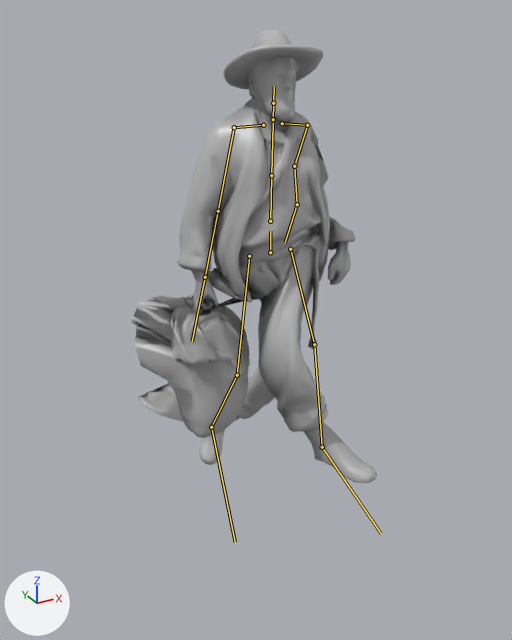
The glTF model app/story/models/cargador.glb: old version first, new version second.
The view is the same before and after, from a 50 mm lens placed at (-1.41, -2.44, 1.78), pointed at (-0.09, -0.04, 0.58). The axes (+X, +Y, +Z) are drawn at lower left. The lights are the same throughout. The first picture is the older version. Both versions are drawn at frame 7 of the action 'Walk'; the numbers are the values there. The bones that bend it are drawn over the model as lines.

In view in the first picture: 'cargador'.
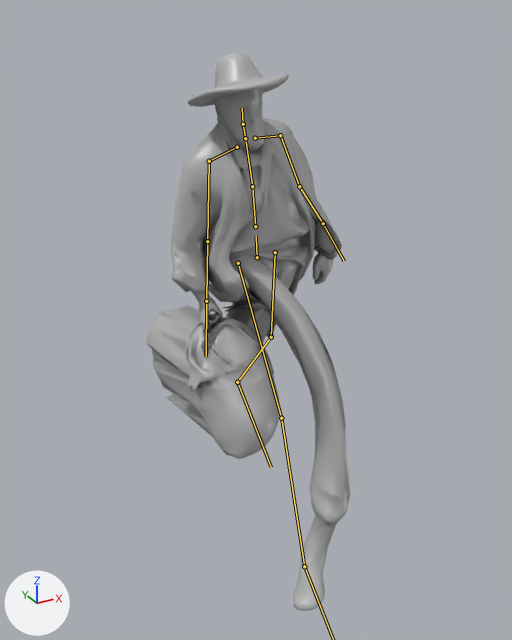
What differs and where, as boxes [x1, y1, x2, y2] in the pictures (512 x 640 px):
'cargador', posed (17% narrower, 23% taller): before [131, 29, 377, 483]; after [145, 53, 350, 611]
bone 'hips', root to tip: before (270, 252) to (270, 231); after (257, 257) to (256, 236)
bone 'spine', root to tip: before (270, 221) to (271, 175); after (255, 226) to (252, 186)
bone 'chest', root to tip: before (271, 175) to (273, 123); after (252, 186) to (246, 141)
bone 'neck', root to tip: before (273, 119) to (273, 103); after (245, 138) to (243, 124)
bone 'head', root to tip: before (273, 103) to (274, 86); after (243, 124) to (242, 108)
bone 'shoulder.L', root to tip: before (282, 123) to (307, 125); after (255, 138) to (280, 135)
bone 'upper_arm.L', root to tip: before (307, 125) to (294, 166); after (280, 135) to (299, 186)
bone 'forearm.L', root to tip: before (294, 166) to (297, 204); after (299, 186) to (323, 223)
bone 'hand.L', root to tip: before (297, 204) to (285, 242); after (323, 223) to (344, 261)
bone 'thigh.L', root to tip: before (290, 249) to (314, 344); after (275, 252) to (271, 337)
bone 'shin.L', root to tip: before (314, 344) to (322, 447); after (271, 337) to (237, 382)
bone 'foot.L', root to tip: before (322, 447) to (381, 533); after (237, 382) to (271, 467)
bone 'thigh.R', root to tip: before (249, 256) to (237, 375); after (238, 263) to (281, 418)
bone 'shin.R', root to tip: before (237, 375) to (211, 427); after (281, 418) to (304, 566)

What the commit changed:
Bone 'hips' (bone_hips) moves from (0.019, -0.033, 0.015) to (-0.009, -0.07, -0.052).
Bone 'hips' (bone_hips) turns from (2, -5, 1) to (1, 5, 3) degrees about its own x, y and z.
Bone 'spine' (bone_spine) turns from (2, 5, 0) to (11, 0, 10) degrees about its own x, y and z.
Bone 'chest' (bone_chest) turns from (-3, 3, -2) to (1, 1, 4) degrees about its own x, y and z.
Bone 'neck' (bone_neck) turns from (-5, -1, -3) to (-1, -2, 0) degrees about its own x, y and z.
Bone 'head' (bone_head) turns from (0, -2, -1) to (-4, -10, -6) degrees about its own x, y and z.
Bone 'shoulder.L' (bone_shoulder_l) turns from (-8, 8, 3) to (-20, 2, 1) degrees about its own x, y and z.
Bone 'upper_arm.L' (bone_upper_arm_l) turns from (24, -12, 11) to (-14, -11, -5) degrees about its own x, y and z.
Bone 'forearm.L' (bone_forearm_l) turns from (-24, -2, -8) to (-20, -1, -7) degrees about its own x, y and z.
Bone 'hand.L' (bone_hand_l) turns from (-5, 40, 21) to (5, 4, 2) degrees about its own x, y and z.
Bone 'thigh.L' (bone_thigh_l) turns from (-45, -7, 13) to (-11, -2, 29) degrees about its own x, y and z.
Bone 'shin.L' (bone_shin_l) turns from (0, -15, -53) to (12, -6, -57) degrees about its own x, y and z.
Bone 'foot.L' (bone_foot_l) turns from (12, -28, 16) to (-6, -26, 9) degrees about its own x, y and z.
Bone 'thigh.R' (bone_thigh_r) turns from (-34, -7, -47) to (-70, 35, -27) degrees about its own x, y and z.
Bone 'shin.R' (bone_shin_r) turns from (-41, 49, 79) to (-29, 54, 82) degrees about its own x, y and z.
Bone 'foot.R' (bone_foot_r) turns from (-19, 45, -40) to (-13, 53, -30) degrees about its own x, y and z.
